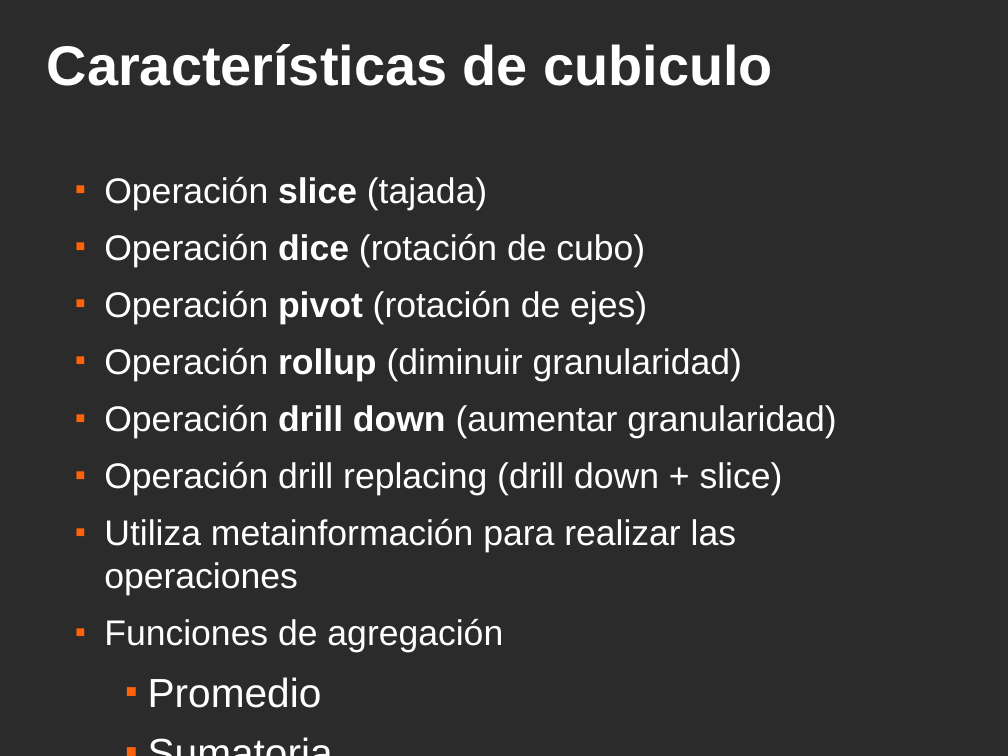
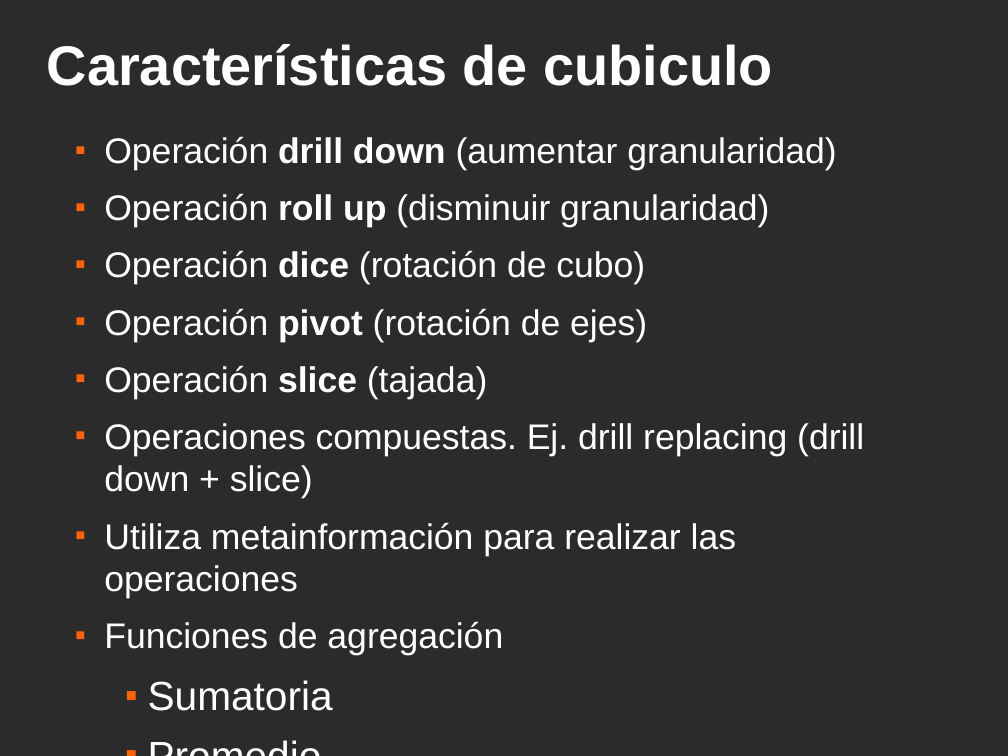
Before and after one commit to ervin45/proyectofinal, a slide deck: slide 29 of doc/material_para_la_catedra/presentacion_final/presentacion_final.odp. Drawn at 1008x756 pixels with LibreOffice and Linux fonts; fonts in the diff are those of the drawing; background and template pictures are left out; a plain dark background stands for a picture behind light text. Boxes give left, top, right and bottom in pixels: in the first picture for what was removed or moved away, otherwise in the second. Text is boxed around its words. In the diff, an @@ line names an element or a change of style, - is before the commit and + after.

```diff
--- a/doc/material_para_la_catedra/presentacion_final/presentacion_final.odp
+++ b/doc/material_para_la_catedra/presentacion_final/presentacion_final.odp
@@ text at <box>104,136,864,711</box>: paragraph removed @@
-    ■ Sumatoria
@@ text "Operación drill down (aumentar granularidad)": place and size @@
-text "Operación drill down (aumentar granularidad)" at <box>104,176,836,708</box>
+text "Operación drill down (aumentar granularidad)" at <box>104,136,864,711</box>
@@ text at <box>104,136,836,228</box>: text changed @@
-  ■ Operación slice (tajada)
+  ■ Operación drill down (aumentar granularidad)
+  ■ Operación roll up (disminuir granularidad)
@@ text at <box>104,365,864,499</box>: text changed @@
-  ■ Operación rollup (diminuir granularidad)
-  ■ Operación drill down (aumentar granularidad)
-  ■ Operación drill replacing (drill down + slice)
+  ■ Operación slice (tajada)
+  ■ Operaciones compuestas. Ej. drill replacing (drill down + slice)
@@ text at <box>148,680,333,711</box>: paragraph added @@
+    ■ Sumatoria
```
Also in this commit, not shown: 7 other slides changed, 1 slide removed.
